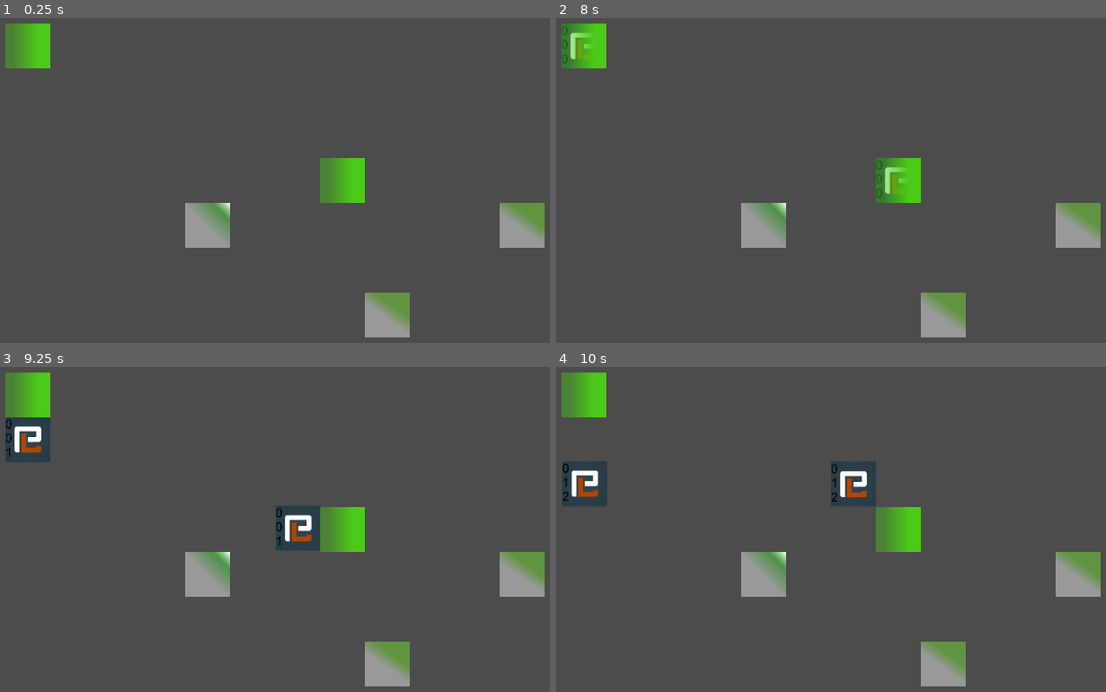
Above: before the commit, frames 1-4 (two rows, left to right).
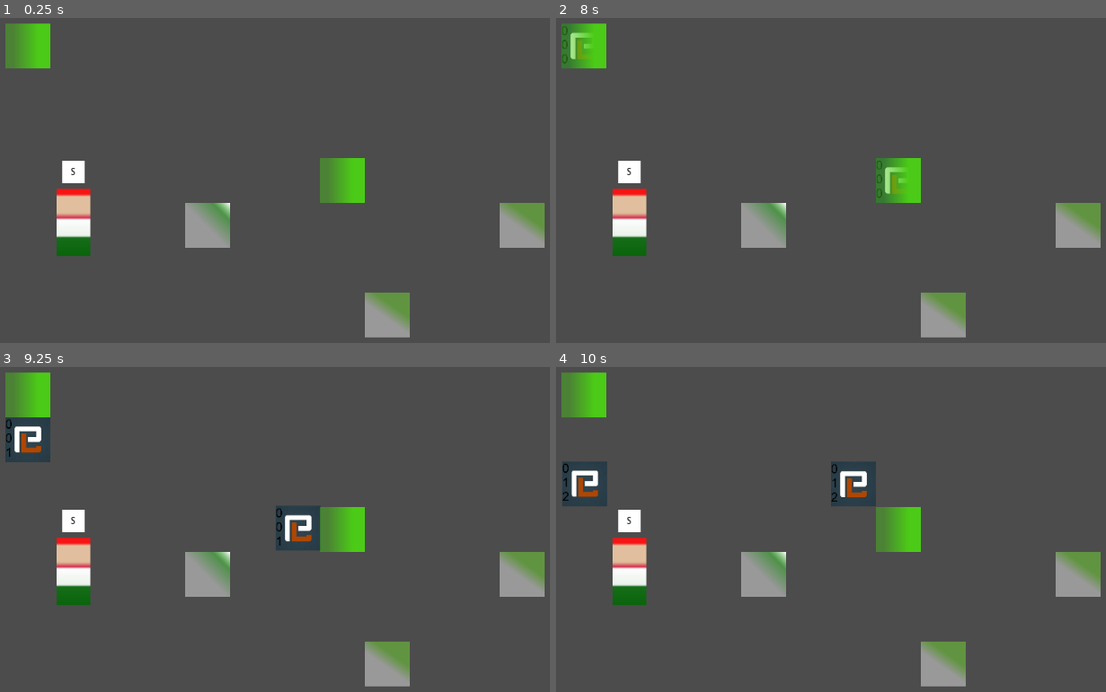
Above: after the commit, the same moments.

Repository: joschi1212/beansjam_2022
Game: Godot game, scene res://main/main.tscn
The game is run twice, just before and just after one commit, with the same random seed, the same clock (stepped at 60 frames per second) and the same inputs.
Inputs:
- Up to frame 1 (0.25 s): no input
- Up to frame 2 (8 s): tap Enter at 0.5, 2, 3.5 s; tap A (station_a, bound only after the commit) at 0.6, 1.55, 2.1, 3.05, 3.6, 4.55, 5.1, 6.05, 6.6, 7.55 s; tap S (station_s, bound only after the commit) at 0.8, 1.35, 2.3, 2.85, 3.8, 4.35, 5.3, 5.85, 6.8, 7.35 s; tap Space at 1.25, 2.75, 4.25 s
- Up to frame 3 (9.25 s): tap A (station_a, bound only after the commit) at 8.1, 9.05 s; tap S (station_s, bound only after the commit) at 8.3, 8.85 s
- Up to frame 4 (10 s): tap A (station_a, bound only after the commit) at 9.6 s; tap S (station_s, bound only after the commit) at 9.8 s

The runs differ from the first frame. In frame 1, 1.6% of the frame differs, in the area x 10-17%, y 43-74%; in frame 2, 1.6%; in frame 3, 1.6%; in frame 4, 1.6%.

Commit message:
Started working on station

Diff:
--- a/godot/main/main.tscn
+++ b/godot/main/main.tscn
@@ -1,11 +1,55 @@
-[gd_scene load_steps=10 format=2]
+[gd_scene load_steps=11 format=2]
 
 [ext_resource path="res://main/main.gd" type="Script" id=1]
-[ext_resource path="res://signaler/signaler.gd" type="Script" id=2]
 [ext_resource path="res://assembly_line/assembly_line.tscn" type="PackedScene" id=3]
 [ext_resource path="res://consumer/consumer.tscn" type="PackedScene" id=4]
 [ext_resource path="res://spawner/spawner.tscn" type="PackedScene" id=5]
 [ext_resource path="res://transitioner/transtitioner.tscn" type="PackedScene" id=6]
+[ext_resource path="res://station/station.tscn" type="PackedScene" id=7]
+
+[sub_resource type="GDScript" id=4]
+script/source = "extends Node
+
+export(int) var bpm = 30
+var bps = bpm / 60.0
+
+func _ready():
+	var _timer_quarter_note = Timer.new()
+	var _timer_eighth_note = Timer.new()
+	var _timer_new_tact = Timer.new()
+	add_child(_timer_quarter_note)
+	add_child(_timer_eighth_note)
+	add_child(_timer_new_tact)
+
+	_timer_eighth_note.connect(\"timeout\", self, \"_on_eighth_note_timeout\")
+	_timer_eighth_note.set_wait_time(0.5 / bps)
+	_timer_eighth_note.set_one_shot(false)
+
+	_timer_quarter_note.connect(\"timeout\", self, \"_on_quarter_note_timeout\")
+	_timer_quarter_note.set_wait_time(1.0 / bps)
+	_timer_quarter_note.set_one_shot(false)
+
+	_timer_new_tact.connect(\"timeout\", self, \"_on_new_tact_timeout\")
+	_timer_new_tact.set_wait_time(4.0 / bps)
+	_timer_new_tact.set_one_shot(false)
+
+	_timer_quarter_note.start()
+	_timer_eighth_note.start()
+	_timer_new_tact.start()
+
+	Events.emit_signal(\"quarter_note\")
+	Events.emit_signal(\"eighth_note\")
+	Events.emit_signal(\"new_tact\")
+
+func _on_quarter_note_timeout():
+	Events.emit_signal(\"quarter_note\")
+
+func _on_eighth_note_timeout():
+	Events.emit_signal(\"eighth_note\")
+
+func _on_new_tact_timeout():
+	Events.emit_signal(\"new_tact\")
+"
 
 [sub_resource type="Curve2D" id=1]
 _data = {
@@ -26,7 +70,7 @@
 script = ExtResource( 1 )
 
 [node name="Signaler" type="Node2D" parent="."]
-script = ExtResource( 2 )
+script = SubResource( 4 )
 
 [node name="Camera2D" type="Camera2D" parent="."]
 current = true
@@ -71,3 +115,8 @@
 [node name="Spawner2" parent="." instance=ExtResource( 5 )]
 position = Vector2( 128, 0 )
 assembly_line_out_path = NodePath("../AssemblyLine2")
+
+[node name="Station" parent="." instance=ExtResource( 7 )]
+position = Vector2( -255, 60 )
+station_input_action = "station_s"
+station_input_label = "S"
--- a/godot/project.godot
+++ b/godot/project.godot
@@ -20,6 +20,42 @@
 [autoload]
 
 Events="*res://public/events.gd"
+Global="*res://public/global.gd"
+
+[input]
+
+ui_accept={
+"deadzone": 0.5,
+"events": [ Object(InputEventKey,"resource_local_to_scene":false,"resource_name":"","device":0,"alt":false,"shift":false,"control":false,"meta":false,"command":false,"pressed":false,"scancode":16777221,"physical_scancode":0,"unicode":0,"echo":false,"script":null)
+, Object(InputEventKey,"resource_local_to_scene":false,"resource_name":"","device":0,"alt":false,"shift":false,"control":false,"meta":false,"command":false,"pressed":false,"scancode":16777222,"physical_scancode":0,"unicode":0,"echo":false,"script":null)
+, Object(InputEventJoypadButton,"resource_local_to_scene":false,"resource_name":"","device":0,"button_index":0,"pressure":0.0,"pressed":false,"script":null)
+ ]
+}
+station_a={
+"deadzone": 0.5,
+"events": [ Object(InputEventKey,"resource_local_to_scene":false,"resource_name":"","device":0,"alt":false,"shift":false,"control":false,"meta":false,"command":false,"pressed":false,"scancode":0,"physical_scancode":65,"unicode":0,"echo":false,"script":null)
+ ]
+}
+station_s={
+"deadzone": 0.5,
+"events": [ Object(InputEventKey,"resource_local_to_scene":false,"resource_name":"","device":0,"alt":false,"shift":false,"control":false,"meta":false,"command":false,"pressed":false,"scancode":0,"physical_scancode":83,"unicode":0,"echo":false,"script":null)
+ ]
+}
+station_d={
+"deadzone": 0.5,
+"events": [ Object(InputEventKey,"resource_local_to_scene":false,"resource_name":"","device":0,"alt":false,"shift":false,"control":false,"meta":false,"command":false,"pressed":false,"scancode":0,"physical_scancode":68,"unicode":0,"echo":false,"script":null)
+ ]
+}
+station_f={
+"deadzone": 0.5,
+"events": [ Object(InputEventKey,"resource_local_to_scene":false,"resource_name":"","device":0,"alt":false,"shift":false,"control":false,"meta":false,"command":false,"pressed":false,"scancode":0,"physical_scancode":70,"unicode":0,"echo":false,"script":null)
+ ]
+}
+station_space={
+"deadzone": 0.5,
+"events": [ Object(InputEventKey,"resource_local_to_scene":false,"resource_name":"","device":0,"alt":false,"shift":false,"control":false,"meta":false,"command":false,"pressed":false,"scancode":0,"physical_scancode":32,"unicode":0,"echo":false,"script":null)
+ ]
+}
 
 [physics]
 
--- /dev/null
+++ b/godot/public/global.gd
@@ -0,0 +1,4 @@
+extends Node
+
+
+var eighth_note_duration = 0.125 # [sec]
--- a/godot/signaler/signaler.gd
+++ b/godot/signaler/signaler.gd
@@ -31,6 +31,8 @@
 	Events.emit_signal("eighth_note")
 	Events.emit_signal("new_tact")
 
+	Global.eighth_note_duration = 0.5 / bps
+
 func _on_quarter_note_timeout():
 	Events.emit_signal("quarter_note")
 
--- /dev/null
+++ b/godot/station/key_input.gd
@@ -0,0 +1,13 @@
+extends Node2D
+
+var _station_input_action = "station_a"
+
+signal key_pressed
+
+func _input(event):
+	if event.is_action_pressed(_station_input_action):
+		emit_signal("key_pressed")
+
+func set_station_input_action(label : String , action : String):
+	$KeyInfo.set_text(label)
+	_station_input_action = action
--- /dev/null
+++ b/godot/station/key_input.tscn
@@ -0,0 +1,33 @@
+[gd_scene load_steps=4 format=2]
+
+[ext_resource path="res://station/key_input.gd" type="Script" id=1]
+
+[sub_resource type="Gradient" id=1]
+offsets = PoolRealArray( 0, 0.56383, 1 )
+colors = PoolColorArray( 1, 1, 1, 1, 1, 1, 1, 1, 1, 1, 1, 1 )
+
+[sub_resource type="GradientTexture" id=2]
+gradient = SubResource( 1 )
+
+[node name="KeyInput" type="Node2D"]
+script = ExtResource( 1 )
+
+[node name="Sprite" type="Sprite" parent="."]
+position = Vector2( 1.90735e-05, -1.19209e-06 )
+scale = Vector2( 0.015625, 32 )
+texture = SubResource( 2 )
+
+[node name="KeyInfo" type="Label" parent="."]
+margin_left = -16.0
+margin_top = -16.0
+margin_right = 16.0
+margin_bottom = 16.0
+custom_colors/font_color = Color( 0, 0, 0, 1 )
+text = "W"
+align = 1
+valign = 1
+uppercase = true
+__meta__ = {
+"_editor_description_": "
+"
+}
--- /dev/null
+++ b/godot/station/station.gd
@@ -0,0 +1,16 @@
+extends Node2D
+
+onready var _area2d = $Area2D
+
+export(String) var station_input_action = "station_a"
+export(String) var station_input_label = "A"
+
+func _ready():
+	var key_input = $KeyInput
+	key_input.set_station_input_action(station_input_label, station_input_action)
+	key_input.connect("key_pressed", self, "_on_key_input_pressed")
+
+func _on_key_input_pressed():
+	print("Station Active")
+
+#	if()
--- /dev/null
+++ b/godot/station/station.tscn
@@ -0,0 +1,41 @@
+[gd_scene load_steps=6 format=2]
+
+[ext_resource path="res://station/station.gd" type="Script" id=1]
+[ext_resource path="res://station/key_input.tscn" type="PackedScene" id=2]
+
+[sub_resource type="Gradient" id=2]
+offsets = PoolRealArray( 0, 0.27305, 0.294326, 0.549645, 0.56383, 0.638298, 0.663121, 0.893617, 0.925532 )
+colors = PoolColorArray( 0.0416107, 0.394531, 0.0471251, 1, 0.0872803, 0.429688, 0.100656, 1, 0.922557, 0.95161, 0.923692, 1, 0.994468, 0.996544, 0.994549, 1, 0.832031, 0.107254, 0.260137, 1, 0.875, 0.734409, 0.598145, 1, 0.882353, 0.752941, 0.623529, 1, 0.882353, 0.752941, 0.623529, 1, 0.972656, 0.0797882, 0.0797882, 1 )
+
+[sub_resource type="GradientTexture2D" id=3]
+gradient = SubResource( 2 )
+fill_from = Vector2( 0.495833, 1 )
+fill_to = Vector2( 0.495833, 0 )
+
+[sub_resource type="RectangleShape2D" id=1]
+extents = Vector2( 16, 16 )
+
+[node name="Station" type="Node2D"]
+script = ExtResource( 1 )
+
+[node name="ElfSprite" type="Sprite" parent="."]
+position = Vector2( 1.90735e-06, 1.90735e-06 )
+scale = Vector2( 0.75, 1.5 )
+texture = SubResource( 3 )
+
+[node name="KeyInput" parent="." instance=ExtResource( 2 )]
+position = Vector2( 0, -72 )
+
+[node name="Area2D" type="Area2D" parent="."]
+
+[node name="Cs2dRight" type="CollisionShape2D" parent="Area2D"]
+position = Vector2( 64, 0 )
+shape = SubResource( 1 )
+
+[node name="Cs2dBottom" type="CollisionShape2D" parent="Area2D"]
+position = Vector2( 0, 24 )
+shape = SubResource( 1 )
+
+[node name="Cs2dLeft" type="CollisionShape2D" parent="Area2D"]
+position = Vector2( -64, 0 )
+shape = SubResource( 1 )
